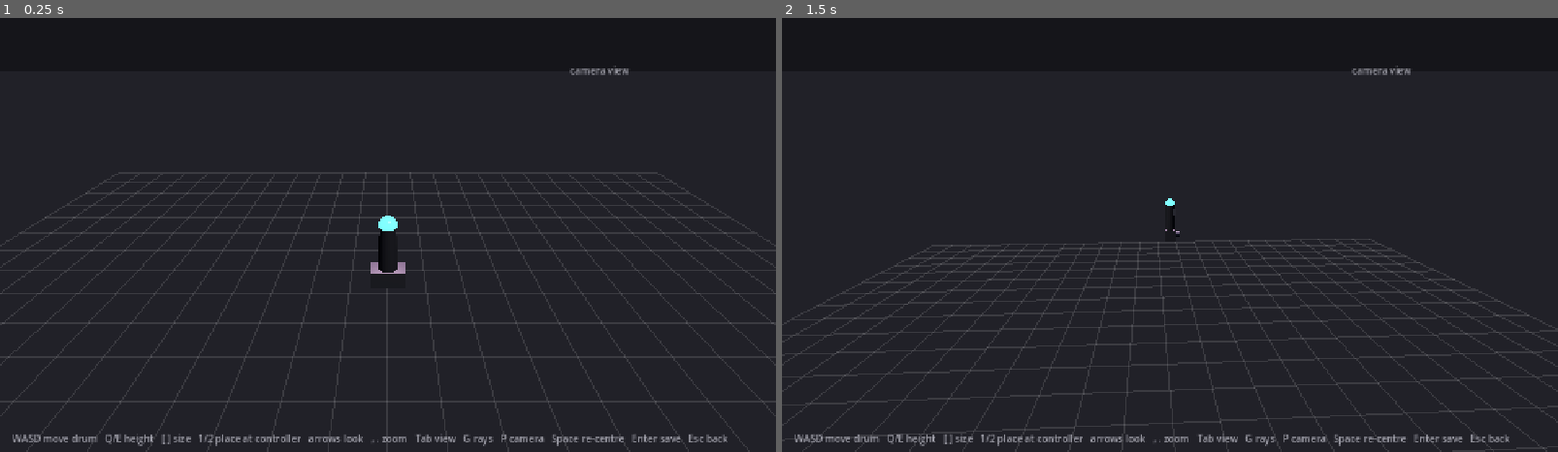
Above: before the commit, frames 1-2 (left to right).
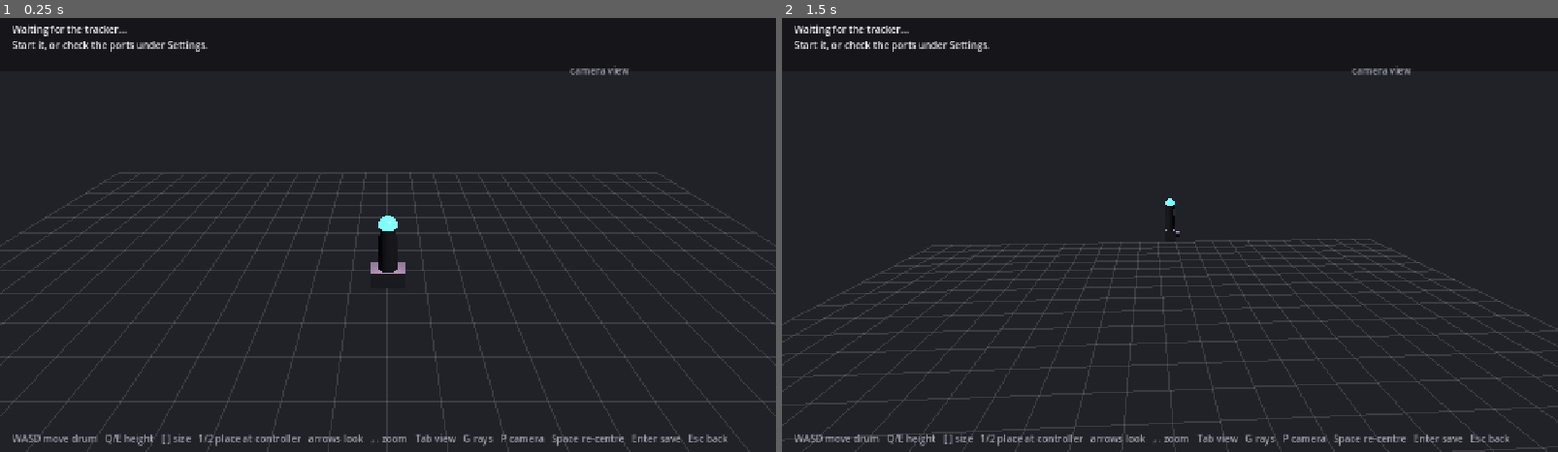
Above: after the commit, the same moments.

Repository: biosphobia/taikoEX
Game: Godot game, scene res://tests/pov_demo.tscn
Same seed, same stepped clock (60 frames per second), same inputs: the game is played once before the commit and once after it. This scene is started directly instead of the project's main scene.
Inputs (mouse positions are in pixels of both pictures, inside the frame that each line leads up to):
- Up to frame 1 (0.25 s): no input
- Up to frame 2 (1.5 s): tap Enter (ui_accept) at 0.5, 0.77, 1.25 s; move the mouse to (1340, 213) at 0.52 s; hold Right (ui_right) 0.53-1.25 s; tap Tab at 0.6 s; click (1340, 213) at 0.67 s; drag from (1014, 256) to (1131, 321) at 1.27 s

The runs differ from the first frame. In frame 1, 0.5% of the frame differs, in the area x 1-27%, y 1-8%; in frame 2, 0.5%.

Commit message:
Say so when the 3D view has no tracker to talk to
It used to sit on an empty grid with no explanation, which looks broken. It
now keeps asking for the pads and says what is missing while it waits.

Co-Authored-By: Claude Opus 5 <noreply@anthropic.com>
Claude-Session: https://claude.ai/code/session_01DXUcaEaoPswCUHR6JdgEGL

Diff:
--- a/game/scripts/pov/pov_view.gd
+++ b/game/scripts/pov/pov_view.gd
@@ -42,6 +42,7 @@
 var _preview_label: Label
 var _preview_texture := ImageTexture.new()
 var _has_preview := false
+var _retry_timer := 0.0
 
 @onready var camera: Camera3D = $Camera3D
 
@@ -61,6 +62,7 @@
 	TrackerClient.state_updated.connect(_on_state)
 	TrackerClient.hit_received.connect(_on_hit)
 	TrackerClient.send_command({"cmd": "get_pads"}, _on_pads)
+	status.text = "Waiting for the tracker...\nStart it, or check the ports under Settings."
 	_apply_view()
 
 
@@ -201,6 +203,19 @@
 		_preview_texture.set_image(image)
 		_preview.texture = _preview_texture
 	_has_preview = true
+
+
+func _process(delta: float) -> void:
+	# Keep asking for the pads until a tracker answers.  Without them there is
+	# nothing to draw, and an empty screen looks like a broken one.
+	if not drum.pads.is_empty():
+		return
+	_retry_timer += delta
+	if _retry_timer > 2.0:
+		_retry_timer = 0.0
+		TrackerClient.send_command({"cmd": "get_pads"}, _on_pads)
+		status.text = ("Waiting for the tracker.\n"
+				+ "Start it, or check the ports under Settings.")
 
 
 # ---------------------------------------------------------------- tracker
